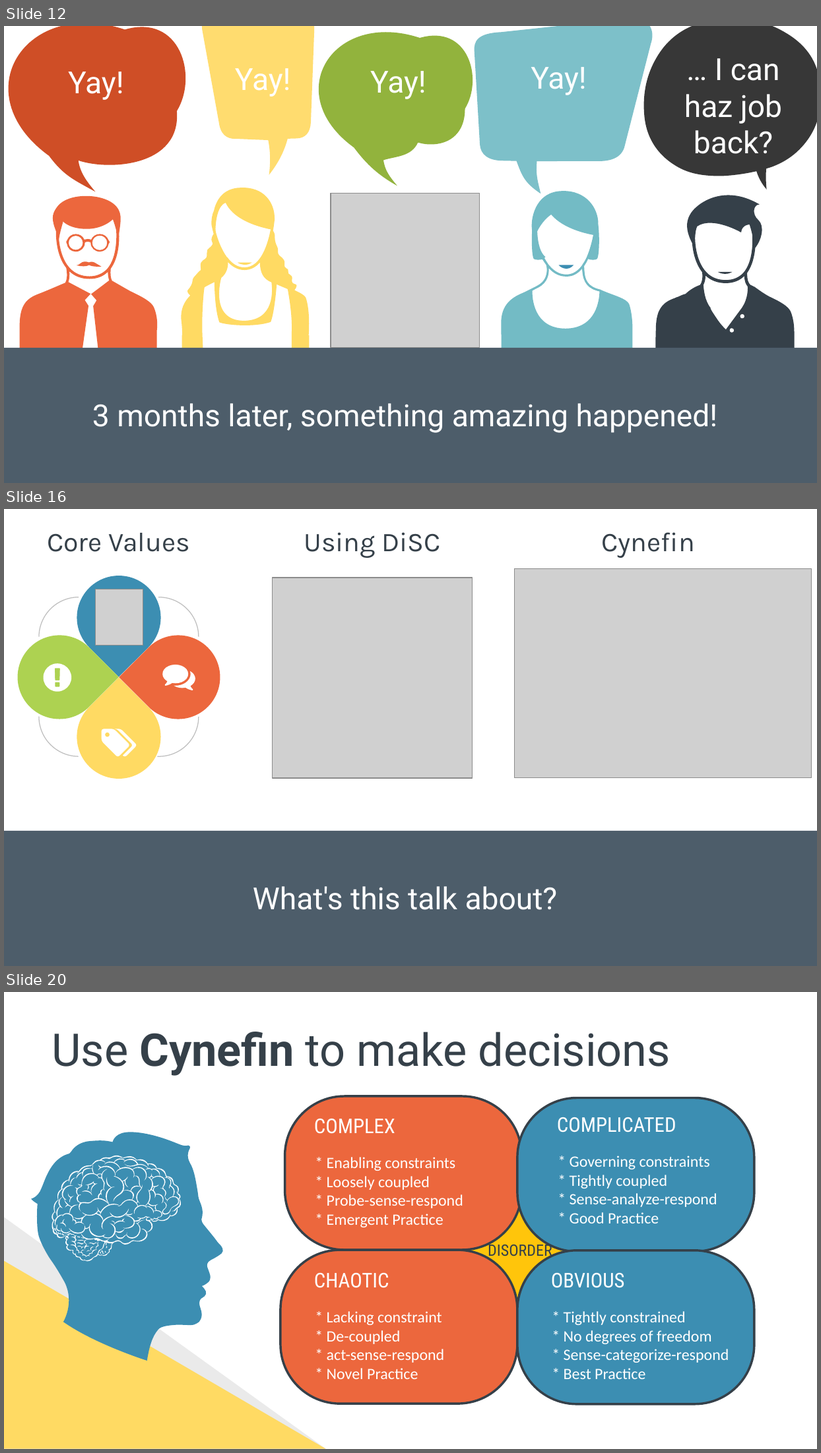
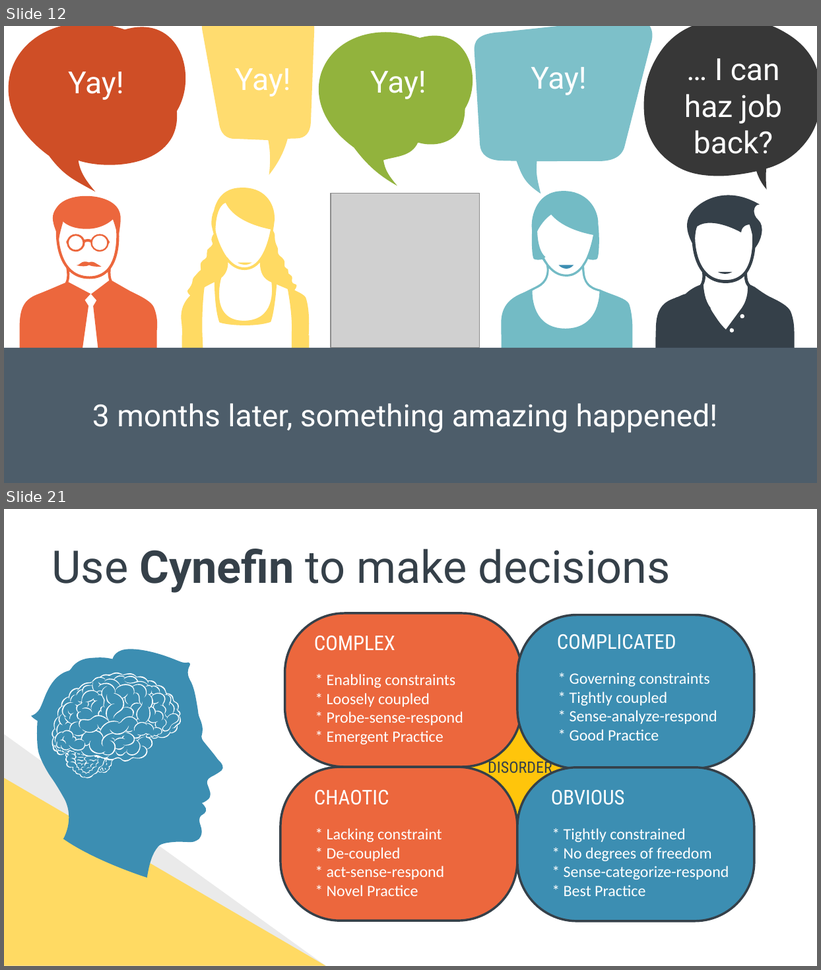
Before and after one commit to spetryjohnson/Talk---Hiring--Firing--and-Inspiring, a slide deck: Hiring, Firing, and Inspiring.pptx. Shown one above the other, each under a label of ours: slides 12, 16 and 20 before the commit, slides 12 and 21 after it; the slides between them are not shown. The pictures are 821x1453 and 821x970 pixels, drawn with LibreOffice and Linux fonts; fonts in the diff are those of the drawing; grey boxes stand for pictures. Boxes give left, top, right and bottom in pixels: in the first picture for what was removed or moved away, otherwise in the second. Text is boxed around its words. In the diff, an @@ line names an element or a change of style, - is before the commit and + after.

```diff
--- a/Hiring, Firing, and Inspiring.pptx
+++ b/Hiring, Firing, and Inspiring.pptx
@@ slide 16 removed at [4, 509, 817, 966], background #FFFFFF @@
@@ text removed at [47, 533, 190, 552] @@
-Core Values
@@ text removed at [304, 532, 441, 558] @@
-Using DiSC
@@ text removed at [602, 532, 695, 558] @@
-Cynefin
@@ picture removed at [273, 577, 473, 778] @@
@@ picture removed at [515, 569, 811, 778] @@
@@ group removed at [4, 559, 238, 796]: 4 arc (boxed as its full ellipse)s, 4 teardrops, 3 freeform shapes, 1 picture @@
@@ rectangle removed at [4, 831, 817, 966] @@
@@ text removed at [253, 887, 558, 910] @@
-What's this talk about?
@@ what was slide 20 is now slide 21 @@
```
Also in this commit, not shown: 8 slides changed, 2 slides added.
